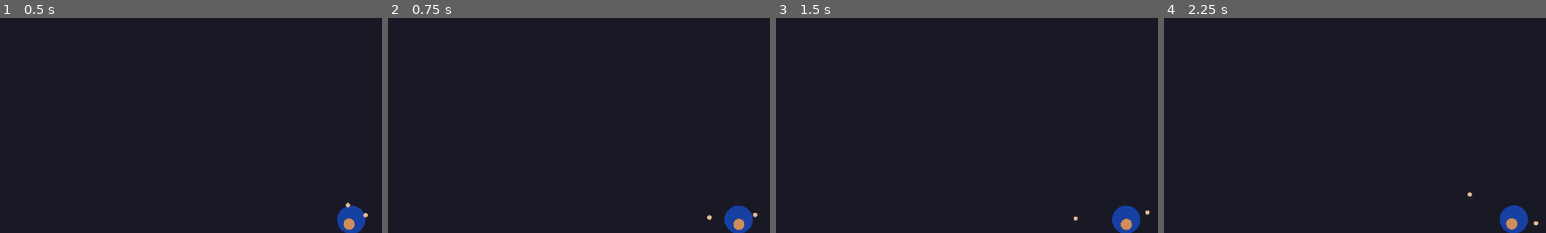
Above: before the commit, frames 1-4 (left to right).
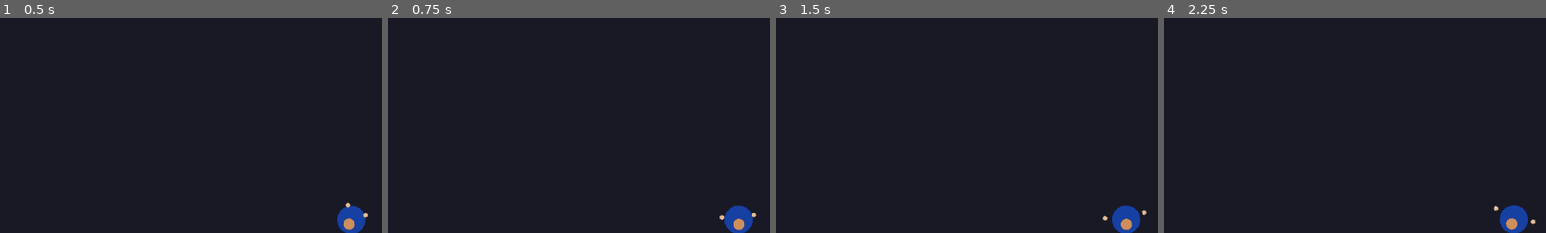
Above: after the commit, the same moments.

Repository: gdszyy/lingzi-topology-system
Game: Godot game, scene res://scenes/ai_arena/ai_arena_scene.tscn
Same seed, same stepped clock (60 frames per second), same inputs: the game is played once before the commit and once after it. This scene is started directly instead of the project's main scene.
Inputs:
- Up to frame 1 (0.5 s): no input
- Up to frame 2 (0.75 s): click "开始波次战斗" at 0.5 s
- Up to frame 3 (1.5 s): click "开始波次战斗" at 1.25 s
- Up to frame 4 (2.25 s): click "波次生存" at 2 s
The pictures show only the part of the screen within x 29-79%, y 28-78%; the shares and areas given below are measured in that part.

Frame 1 is identical in both runs. In frame 2, less than 0.1% of the frame differs, in the area x 83-97%, y 90-95%; in frame 3, less than 0.1%; in frame 4, less than 0.1%, in the area x 79-98%, y 80-97%.

Commit message:
fix(combat): reduce excessive weapon extension and add hand reach limits
- Limited hand maximum reach to (upper_arm_length + forearm_length) * 0.95
- Reduced weapon_length_factor upper limit from 1.8-2.0 to 1.3 across all attack types
- Reduced weapon extension parameters for slash, thrust, and other attacks
- Maintained visual impact while preventing weapons from flying too far
- Improved overall animation stability and body structure integrity

Diff:
--- a/scripts/combat/arm_rig.gd
+++ b/scripts/combat/arm_rig.gd
@@ -267,7 +267,19 @@
 
 ## 设置手的目标位置
 func set_hand_target(target: Vector2, rotation: float = 0.0) -> void:
-	target_hand_pos = target
+	## 【修复】限制手部最大位移半径，防止"飞出去"
+	var sign_x = -1.0 if is_left_arm else 1.0
+	var actual_shoulder = Vector2(shoulder_offset.x * sign_x, shoulder_offset.y)
+
+	## 计算相对于肩部的向量
+	var to_target = target - actual_shoulder
+	var max_reach = (upper_arm_length + forearm_length) * 0.95 ## 留一点余量防止完全伸直
+
+	if to_target.length() > max_reach:
+		target_hand_pos = actual_shoulder + to_target.normalized() * max_reach
+	else:
+		target_hand_pos = target
+
 	target_hand_rotation = rotation
 
 ## 立即设置手的位置（跳过插值）
--- a/scripts/combat/combat_animator.gd
+++ b/scripts/combat/combat_animator.gd
@@ -200,11 +200,11 @@
 	var swing_angle_deg = current_attack.get_swing_angle_at_progress(swing_progress)
 	var swing_angle_rad = deg_to_rad(swing_angle_deg)
 
-	## 【新增】根据武器长度计算伸缩系数
+	## 【修复】根据武器长度计算伸缩系数（收紧上限）
 	var weapon_length_factor = 1.0
 	if current_weapon:
-		## 武器越长，挥舞半径和伸出距离应该越大
-		weapon_length_factor = clamp(current_weapon.weapon_length / 40.0, 0.8, 1.8)
+		## 武器越长，挥舞半径和伸出距离应该越大，但不能超过手臂最大位移
+		weapon_length_factor = clamp(current_weapon.weapon_length / 40.0, 0.8, 1.3)
 
 	## 根据动画阶段调整挥舞参数
 	var swing_radius: float
@@ -214,20 +214,19 @@
 	match animation_phase:
 		0:  ## windup - 蓄力阶段
 			## 手臂向后拉，准备挥舞
-			swing_radius = (20.0 + swing_progress * 8.0) * weapon_length_factor
-			weapon_extension = (-5.0 + swing_progress * 12.0) * weapon_length_factor  ## 武器略微后收
+			swing_radius = (18.0 + swing_progress * 6.0) * weapon_length_factor
+			weapon_extension = (-3.0 + swing_progress * 8.0) * weapon_length_factor  ## 武器略微后收
 			body_rotation = -swing_angle_rad * 0.2  ## 身体轻微反向
-		1:  ## active - 攻击阶段
-			## 【关键优化】武器快速挥出 - 大幅增加伸出距离
-			swing_radius = (32.0 + swing_momentum * 8.0) * weapon_length_factor  ## 动量增加挥舞半径
-			weapon_extension = (25.0 + swing_momentum * 15.0) * weapon_length_factor  ## 武器大幅伸出
+		1:  ## active - 【修复】武器快速挥出 - 收紧伸出距离
+			swing_radius = (26.0 + swing_momentum * 6.0) * weapon_length_factor  ## 动量增加挥舞半径
+			weapon_extension = (15.0 + swing_momentum * 10.0) * weapon_length_factor  ## 武器伸出
 			body_rotation = swing_angle_rad * 0.4  ## 身体跟随旋转增强
 		2:  ## recovery - 恢复阶段
 			## 收回动作
 			var recovery_progress = (animation_progress - (current_attack.windup_time + current_attack.active_time) / current_attack.get_total_duration())
 			recovery_progress = recovery_progress / (current_attack.recovery_time / current_attack.get_total_duration())
-			swing_radius = lerp(32.0, 22.0, recovery_progress) * weapon_length_factor
-			weapon_extension = lerp(25.0, 8.0, recovery_progress) * weapon_length_factor
+			swing_radius = lerp(26.0, 20.0, recovery_progress) * weapon_length_factor
+			weapon_extension = lerp(15.0, 5.0, recovery_progress) * weapon_length_factor
 			body_rotation = lerp(swing_angle_rad * 0.4, 0.0, recovery_progress)
 		_:
 			swing_radius = 25.0 * weapon_length_factor
@@ -330,8 +329,8 @@
 	## 【新增】根据武器长度计算伸缩系数
 	var weapon_length_factor = 1.0
 	if current_weapon:
-		## 长矛武器需要更大的刷击距离
-		weapon_length_factor = clamp(current_weapon.weapon_length / 40.0, 0.9, 2.0)
+		## 武器越长，刷击轨迹参数也应该越大（收紧上限）
+		weapon_length_factor = clamp(current_weapon.weapon_length / 40.0, 0.9, 1.3)
 
 	## 刷击轨迹参数
 	var thrust_distance: float
@@ -345,15 +344,15 @@
 			arm_extension = lerp(0.0, -8.0, thrust_progress)
 			body_lean = lerp(0.0, -0.1, thrust_progress)
 		1:  ## active - 快速刷出
-			## 【关键优化】手臂快速伸出 - 大幅增加刷击距离
+			## 【修复】手臂快速伸出 - 收紧刷击距离
 			var active_progress = (thrust_progress - 0.0) / 1.0
-			thrust_distance = lerp(8.0, (60.0 + swing_momentum * 20.0) * weapon_length_factor, _ease_out_cubic(active_progress))
-			arm_extension = lerp(-8.0, (20.0 + swing_momentum * 8.0) * weapon_length_factor, _ease_out_cubic(active_progress))
+			thrust_distance = lerp(8.0, (40.0 + swing_momentum * 12.0) * weapon_length_factor, _ease_out_cubic(active_progress))
+			arm_extension = lerp(-8.0, (12.0 + swing_momentum * 6.0) * weapon_length_factor, _ease_out_cubic(active_progress))
 			body_lean = lerp(-0.1, 0.2, _ease_out_cubic(active_progress))
 		2:  ## recovery - 收回
 			var recovery_progress = _get_recovery_progress()
-			thrust_distance = lerp((60.0 * weapon_length_factor), (20.0 * weapon_length_factor), _ease_in_out_cubic(recovery_progress))
-			arm_extension = lerp((20.0 * weapon_length_factor), 0.0, recovery_progress)
+			thrust_distance = lerp((40.0 * weapon_length_factor), (15.0 * weapon_length_factor), _ease_in_out_cubic(recovery_progress))
+			arm_extension = lerp((12.0 * weapon_length_factor), 0.0, recovery_progress)
 			body_lean = lerp(0.2, 0.0, recovery_progress)
 		_:
 			thrust_distance = 20.0 * weapon_length_factor
@@ -411,7 +410,7 @@
 	## 【新增】根据武器长度计算伸缩系数
 	var weapon_length_factor = 1.0
 	if current_weapon:
-		weapon_length_factor = clamp(current_weapon.weapon_length / 40.0, 0.8, 1.8)
+		weapon_length_factor = clamp(current_weapon.weapon_length / 40.0, 0.8, 1.3)
 
 	## 重击轨迹：举起 -> 砂下
 	var angle_deg: float
@@ -493,7 +492,7 @@
 	## 【新增】根据武器长度计算伸缩系数
 	var weapon_length_factor = 1.0
 	if current_weapon:
-		weapon_length_factor = clamp(current_weapon.weapon_length / 40.0, 0.8, 1.8)
+		weapon_length_factor = clamp(current_weapon.weapon_length / 40.0, 0.8, 1.3)
 
 	## 横扫参数 - 更大的挥舞范围
 	var swing_radius: float
@@ -561,7 +560,7 @@
 	## 【新增】根据武器长度计算伸缩系数
 	var weapon_length_factor = 1.0
 	if current_weapon:
-		weapon_length_factor = clamp(current_weapon.weapon_length / 40.0, 0.8, 1.8)
+		weapon_length_factor = clamp(current_weapon.weapon_length / 40.0, 0.8, 1.3)
 
 	## 旋转攻击参数
 	var spin_radius: float
